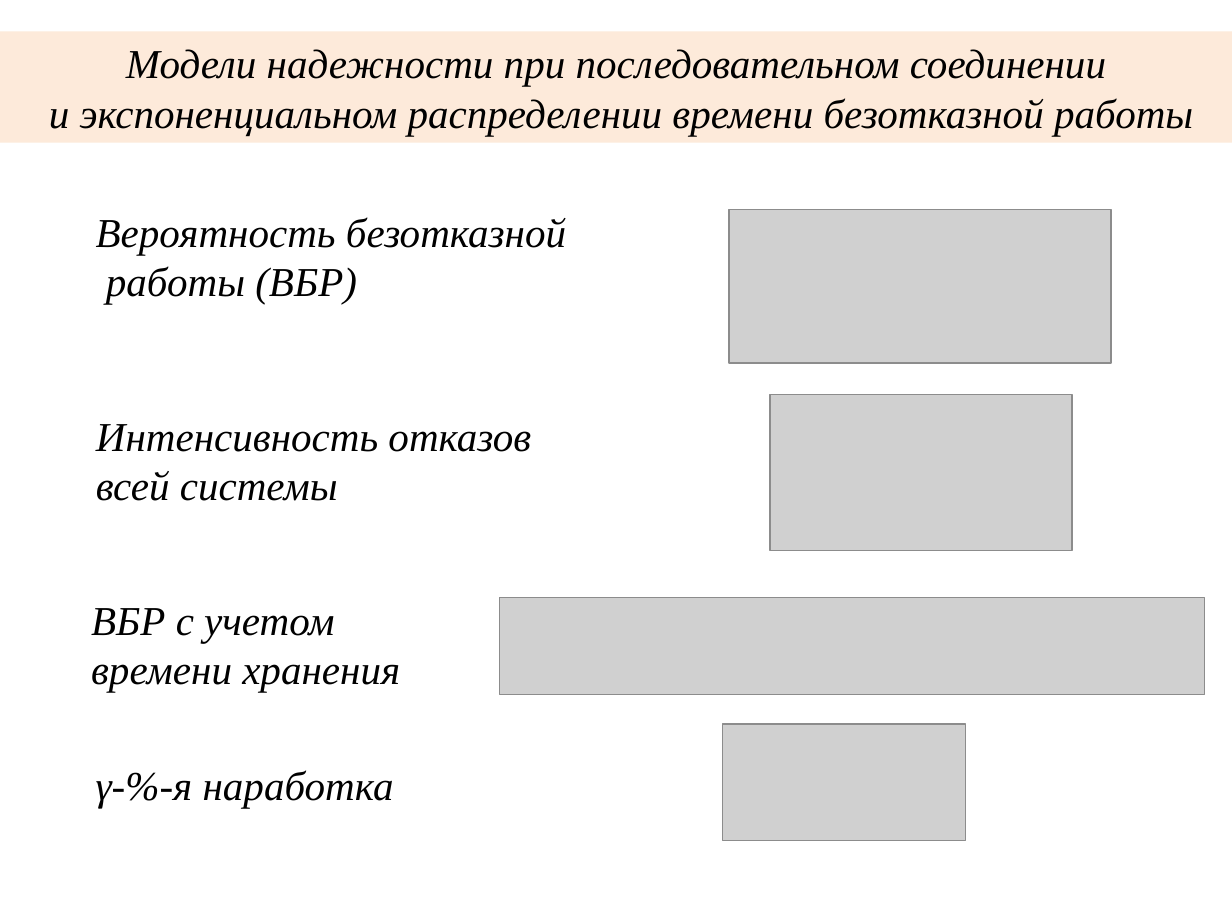
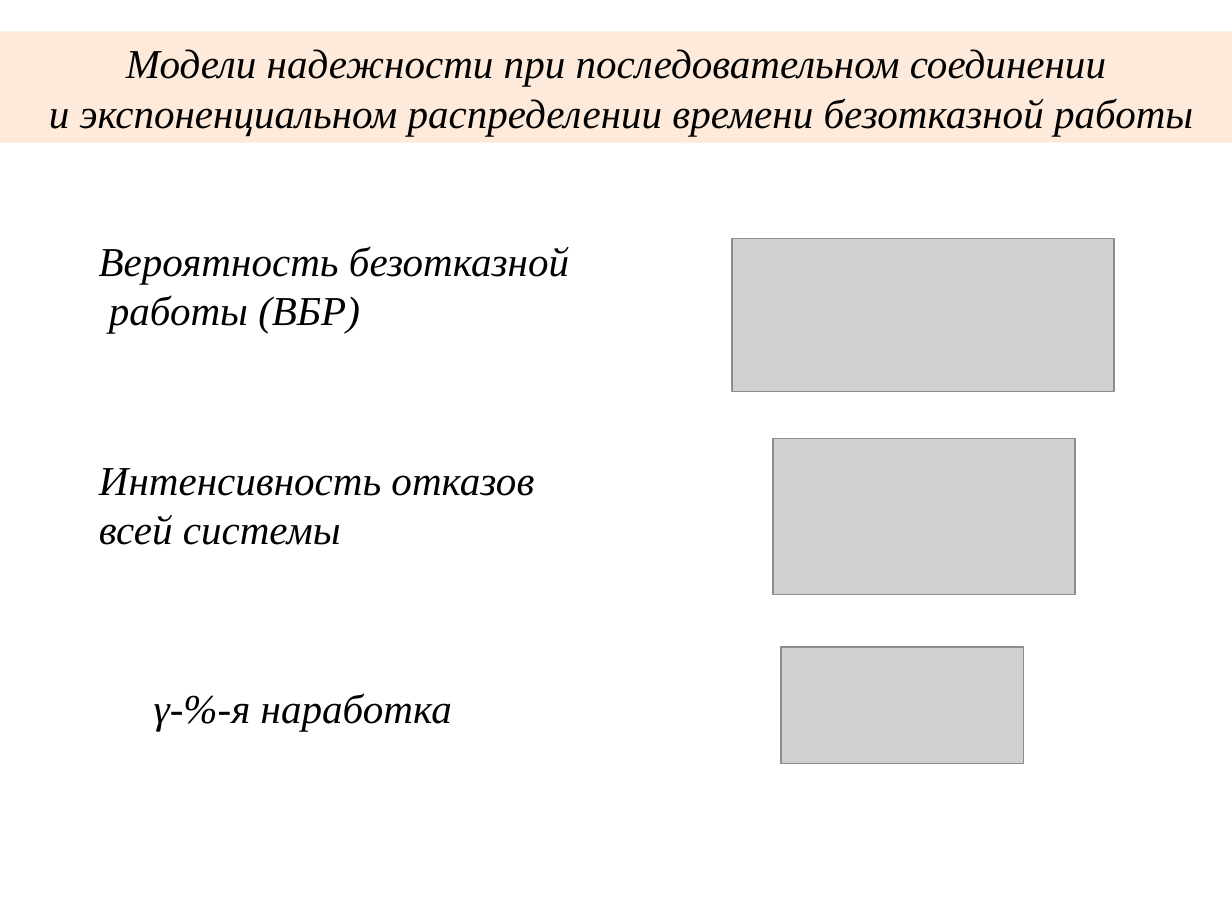
Before and after one commit to max41479/Diplom, a slide deck: slide 2 of Презентация Афанасьева.ppt. Drawn at 1232x924 pixels with LibreOffice and Linux fonts; fonts in the diff are those of the drawing; grey boxes stand for pictures. Boxes give left, top, right and bottom in pixels: in the first picture for what was removed or moved away, otherwise in the second. Text is boxed around its words. In the diff, an @@ line names an element or a change of style, - is before the commit and + after.

```diff
--- a/Презентация Афанасьева.ppt
+++ b/Презентация Афанасьева.ppt
@@ text "Вероятность безотказной": place and size @@
-text "Вероятность безотказной" at bbox=[96, 217, 566, 304]
+text "Вероятность безотказной" at bbox=[99, 246, 569, 333]
@@ picture: place and size @@
-picture at bbox=[729, 209, 1111, 362]
+picture at bbox=[732, 239, 1114, 392]
@@ text "Интенсивность отказов": place and size @@
-text "Интенсивность отказов" at bbox=[96, 424, 531, 501]
+text "Интенсивность отказов" at bbox=[99, 468, 534, 545]
@@ picture: place and size @@
-picture at bbox=[770, 394, 1072, 551]
+picture at bbox=[772, 439, 1074, 595]
@@ text removed at bbox=[91, 608, 400, 692] @@
-ВБР с учетом
-времени хранения
@@ picture: place and size @@
-picture at bbox=[500, 598, 1205, 695]
+picture at bbox=[781, 647, 1024, 764]
@@ text "γ-%-я наработка": place and size @@
-text "γ-%-я наработка" at bbox=[96, 770, 394, 808]
+text "γ-%-я наработка" at bbox=[154, 693, 452, 731]
@@ picture removed at bbox=[723, 724, 966, 841] @@
```
Also in this commit, not shown: 1 other slide changed, 4 slides added, 1 slide removed, 1 other file.
